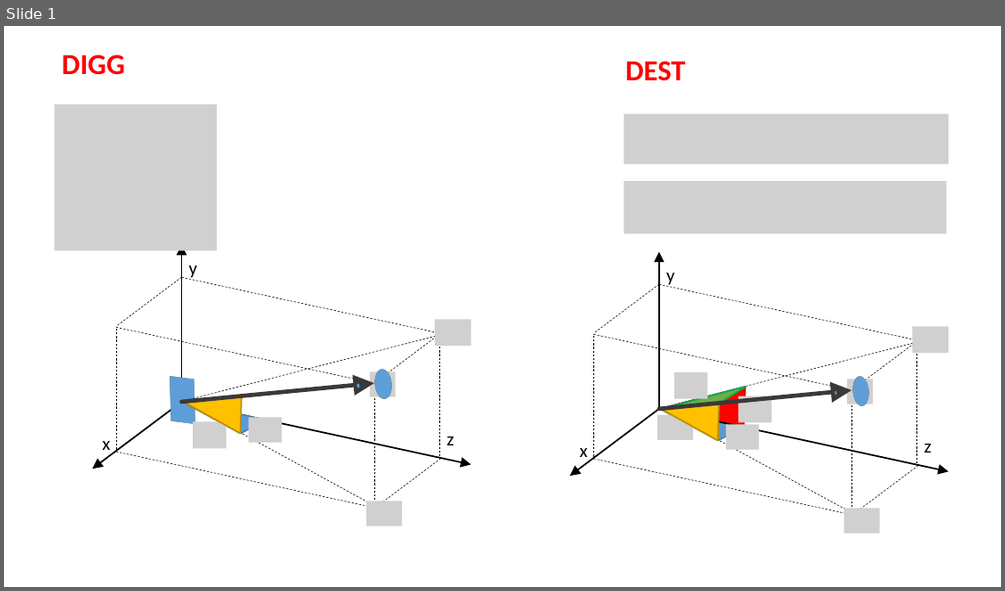
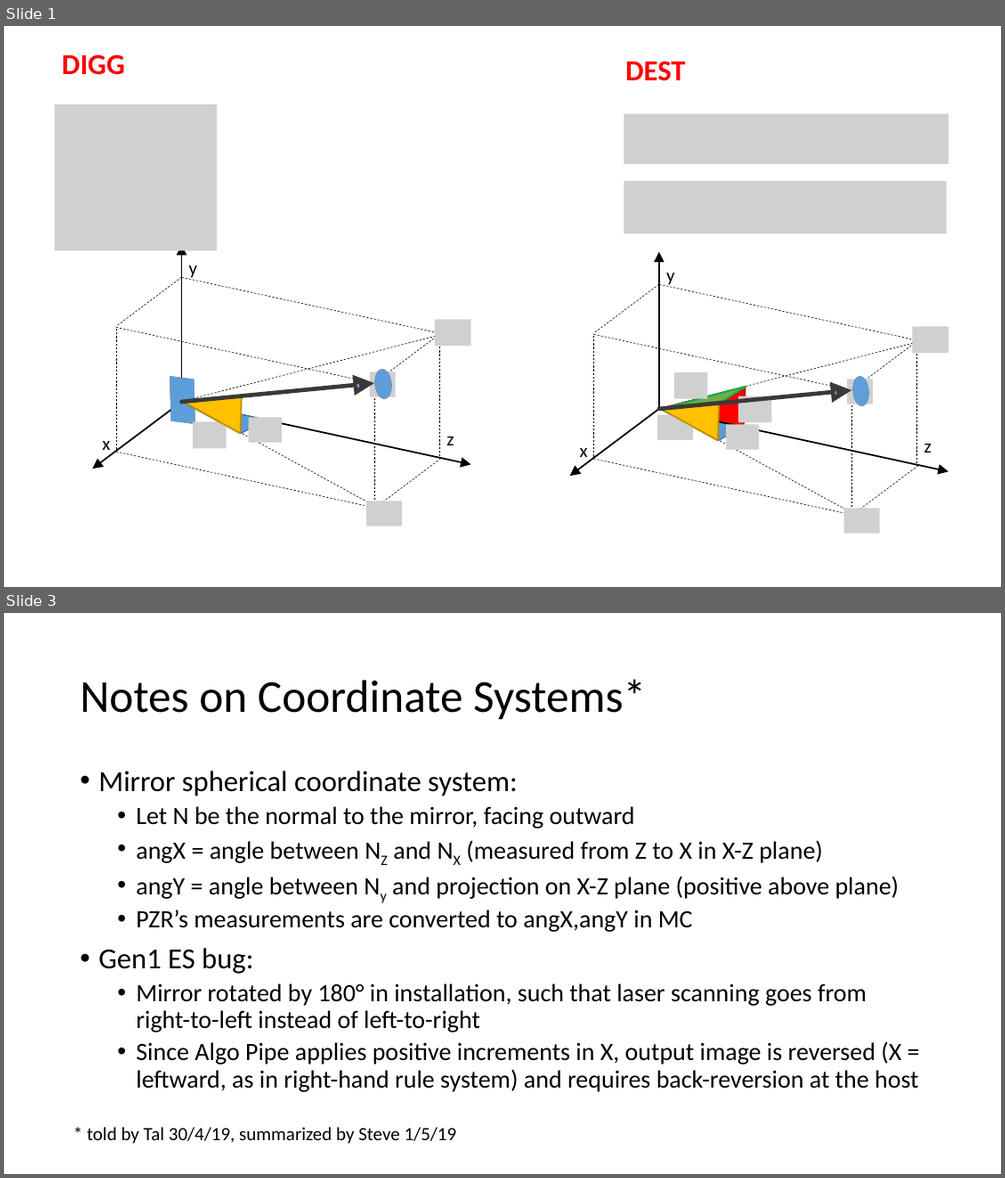
Before and after one commit to aangerma/algo_ivcam2, a slide deck: docs/misc/DESTangles.pptx. Shown one above the other, each under a label of ours: slide 1 before the commit, slides 1 and 3 after it; the slides between them are not shown. The pictures are 1005x591 and 1005x1178 pixels, drawn with LibreOffice and Linux fonts; fonts in the diff are those of the drawing; grey boxes stand for pictures. Boxes give left, top, right and bottom in pixels: in the first picture for what was removed or moved away, otherwise in the second. Text is boxed around its words. In the diff, an @@ line names an element or a change of style, - is before the commit and + after.

```diff
--- a/docs/misc/DESTangles.pptx
+++ b/docs/misc/DESTangles.pptx
@@ slide 3 added at [4, 613, 1001, 1174], background #FFFFFF @@
@@ title added at [80, 679, 646, 720], 44 pt, text #000000 @@
+Notes on Coordinate Systems*
@@ text added at [98, 771, 918, 1092], 24 pt, text #000000 @@
+• Mirror spherical coordinate system:
+  • Let N be the normal to the mirror, facing outward
+  • angX = angle between NZ and NX (measured from Z to X in X-Z plane)
+  • angY = angle between Ny and projection on X-Z plane (positive above plane)
+  • PZR’s measurements are converted to angX,angY in MC
+• Gen1 ES bug:
+  • Mirror rotated by 180° in installation, such that laser scanning goes from right-to-left instead of left-to-right
+  • Since Algo Pipe applies positive increments in X, output image is reversed (X = leftward, as in right-hand rule system) and requires back-reversion at the host
@@ text added at [87, 1127, 457, 1143], 18 pt, text #000000 @@
+* told by Tal 30/4/19, summarized by Steve 1/5/19
```
Also in this commit, not shown: 3 other slides added.
